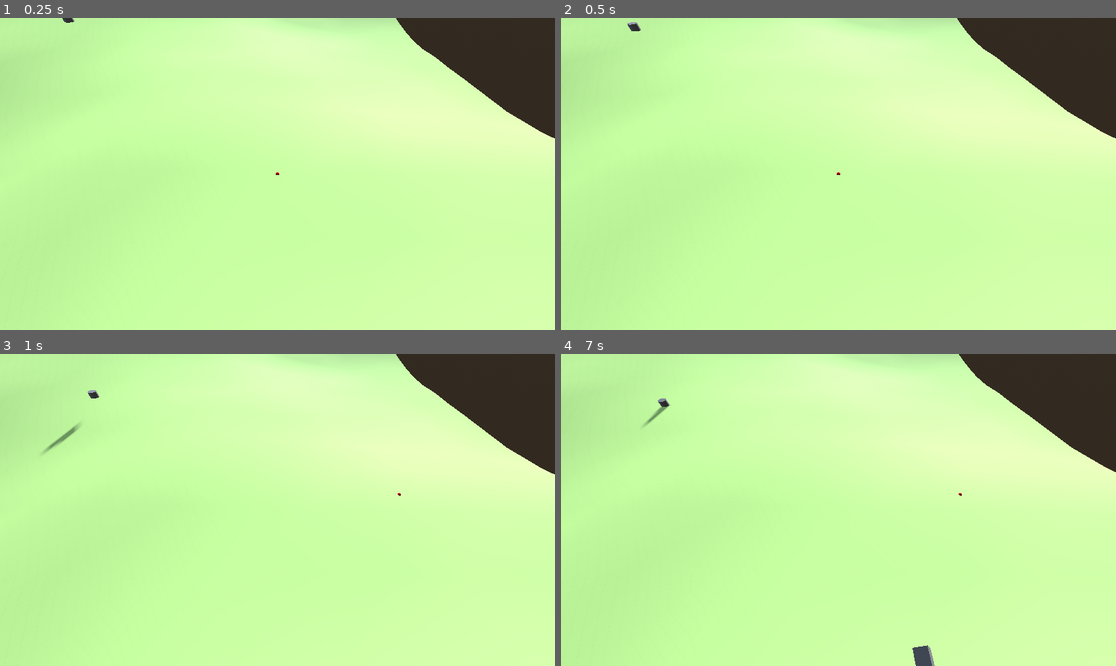
Above: before the commit, frames 1-4 (two rows, left to right).
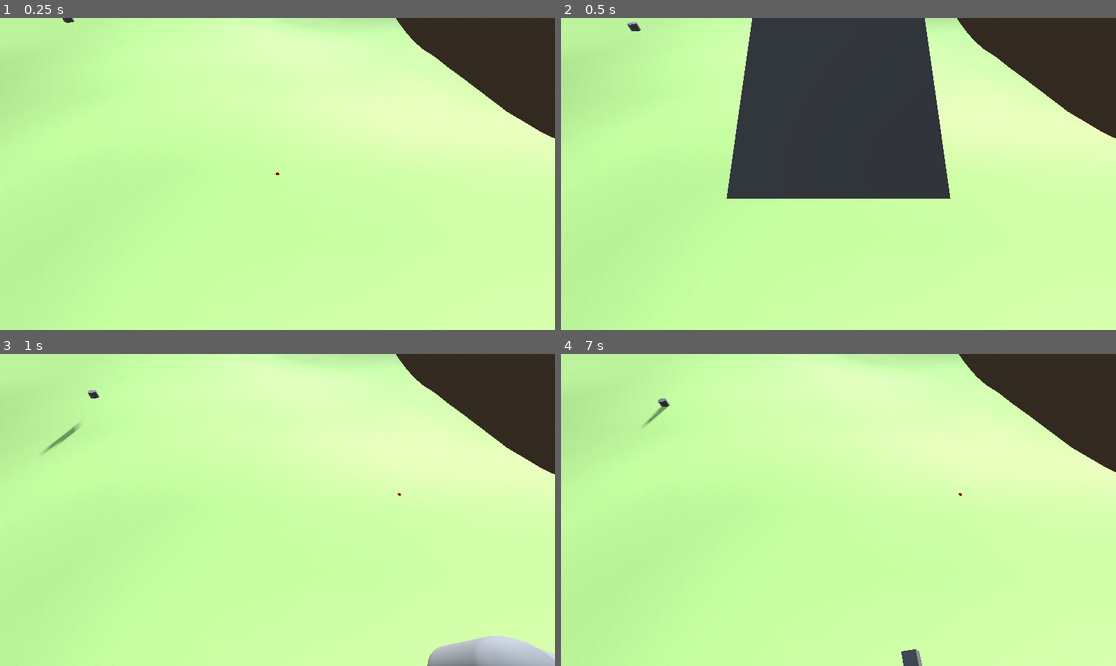
Above: after the commit, the same moments.

Repository: 6ixpoolgames/ProjectVibe
Game: Godot game, scene res://root.tscn
Two runs of this game, one before a commit and one after it. Both use one fixed random seed, a clock stepped at 60 frames per second and the inputs below.
Inputs (mouse positions are in pixels of both pictures, inside the frame that each line leads up to):
- Up to frame 1 (0.25 s): no input
- Up to frame 2 (0.5 s): no input
- Up to frame 3 (1 s): tap Enter at 0.5 s; move the mouse to (399, 494) at 0.52 s; hold D (move_right) from 0.53 s (still down); hold Shift (move_sprint) from 0.53 s (still down); tap Space (move_jump) at 0.77, 0.8 s
- Up to frame 4 (7 s): tap Space (move_jump) at 1.07, 1.35, 1.52, 1.82, 2, 2.3, 3.02, 3.32, 3.5, 3.77, 3.8, 4.07, 4.52, 4.82, 5, 5.3, 6.02, 6.32, 6.77, 6.8 s; move the mouse to (727, 525) at 1.27 s; release D (move_right) at 1.28 s; release Shift (move_sprint) at 1.28 s; hold S (move_backward) 1.28-2.03 s; tap Shift (move_sprint) every 1.5 s from 1.55 to 6.05 s; move the mouse to (894, 441) at 2.02 s; hold D (move_right) 2.03-2.78 s; click (894, 441) at 2.1 s; tap Enter at 2.75, 4.25 s; move the mouse to (810, 572) at 2.77 s; hold W (move_forward) 2.78-3.53 s; tap Middle mouse button (middleMouse_button) at 2.85 s; move the mouse to (1005, 556) at 3.52 s; hold Shift (move_sprint) 3.53-4.28 s; hold A (move_left) 3.53-5.03 s; move the mouse to (672, 463) at 4.27 s; right-click (672, 463) at 4.35 s; move the mouse to (866, 510) at 5.02 s; hold S (move_backward) 5.03-5.78 s; tap Mouse wheel down (scrollWheel_down) at 5.1 s; move the mouse to (755, 432) at 5.77 s; hold D (move_right) 5.78-6.53 s; tap Mouse wheel up (scrollWheel_up) at 5.85 s; move the mouse to (960, 494) at 6.52 s; hold W (move_forward) from 6.53 s (still down); hold Shift (move_sprint) from 6.53 s (still down)

Frame 1 is identical in both runs. In frame 2, 21% of the frame differs, in the area x 29-71%, y 0-58%; in frame 3, 1.7%; in frame 4, 0.3%.

Commit message:
added MovementControllerComponent class and extended PlayerMovementController.gd from it. Refactored code is a bit messy and needs some clean up. Also made it so that the movement controller and player camera springarm are dynamically added to the pawn instead of being manually setup using compiled scenes. Code probably also needs cleanup lol.

Diff:
--- /dev/null
+++ b/MovementControllerComponent.gd
@@ -0,0 +1,24 @@
+extends Node3D
+class_name MovementControllerComponent
+
+var thisParent: CharacterPawn3D
+var isInit: bool = false
+
+func _ready():
+	print("Mcon ready run!")
+	thisParent = self.get_parent()
+	if thisParent == null or not thisParent is CharacterPawn3D:
+		isInit = false
+		print("Movement controller initialization error! ", self, " p: " , thisParent)
+	else:
+		isInit = true
+		var script = load("res://assets/scripts/PlayerMovementController.gd")
+		self.set_script(script)
+		print("scrpit set to: ", script)
+
+
+func _physics_process(delta: float) -> void:
+	return
+
+func _process(delta: float) -> void:
+	return
--- a/assets/scenes/character_pawn_3d.tscn
+++ b/assets/scenes/character_pawn_3d.tscn
@@ -1,15 +1,12 @@
-[gd_scene load_steps=7 format=3 uid="uid://dqetdldbv7aa8"]
+[gd_scene load_steps=5 format=3 uid="uid://dqetdldbv7aa8"]
 
 [ext_resource type="Script" uid="uid://m21ym7goa67x" path="res://assets/scripts/CharacterPawn3D.gd" id="1_mqp35"]
-[ext_resource type="Script" uid="uid://chirp24jft38y" path="res://assets/scripts/PawnCameraController3D.gd" id="2_sqr0i"]
 
 [sub_resource type="CapsuleShape3D" id="CapsuleShape3D_uw0gs"]
 
 [sub_resource type="CapsuleMesh" id="CapsuleMesh_sqr0i"]
 
 [sub_resource type="PrismMesh" id="PrismMesh_mqp35"]
-
-[sub_resource type="SphereMesh" id="SphereMesh_mqp35"]
 
 [node name="CharacterPawn3D" type="CharacterBody3D"]
 script = ExtResource("1_mqp35")
@@ -29,12 +26,3 @@
 layers = 512
 mesh = SubResource("PrismMesh_mqp35")
 skeleton = NodePath("../..")
-
-[node name="SpringArm3D" type="SpringArm3D" parent="."]
-transform = Transform3D(1, 0, 0, 0, 0.642788, 0.766044, 0, -0.766044, 0.642788, 0, 2, 0)
-spring_length = 5.0
-script = ExtResource("2_sqr0i")
-
-[node name="debugSphere" type="MeshInstance3D" parent="SpringArm3D"]
-layers = 512
-mesh = SubResource("SphereMesh_mqp35")
--- a/assets/scripts/CharacterPawn3D.gd
+++ b/assets/scripts/CharacterPawn3D.gd
@@ -15,7 +15,7 @@
 @export var is_floating: bool = false
 var isCommandedMovement: bool = false
 var gravity: float  = ProjectSettings.get_setting("physics/3d/default_gravity")
-var moveDirection = Vector3.ZERO
+var moveDirection = Vector3.ZERO ##direction character will move in
 
 
 #model rotation variables
@@ -31,13 +31,57 @@
 
 var isReadyTrigger = false
 var activeCamera: Camera3D
+var allChildren: Array
 func _ready():
+	allChildren = get_all_descendants(self)
+	init_active_camera()
+	init_terrain_collision()
+	init_movement_controller()
+	init_camera_spring_arm()
+
+func get_all_descendants(node: Node, descendants: Array = []) -> Array:
+	for child in node.get_children():
+		descendants.append(child)
+		get_all_descendants(child, descendants)
+	return descendants
+
+var hasMovementControllerScript: bool = false
+func init_movement_controller()->void:
+	for c in allChildren:
+		if c is MovementControllerComponent:
+			print(self, " already has movement controller component")
+			return
+	var movementController = MovementControllerComponent.new()
+	movementController.name = "MovementControllerComponent"
+	self.add_child(movementController)
+	print("added movementControllerComponent: ", movementController)
+	movementController._ready()
+
+var springArmRef: SpringArm3D
+func init_camera_spring_arm()->void:
+	var unitHalfHeight: float = 0
+	for c in allChildren:
+		if c is SpringArm3D:
+			print(self, " already has springarm")
+			return
+		elif c is CollisionShape3D:
+			unitHalfHeight = c.shape.height/2
+	var cameraController = PawnCameraController.new()
+	cameraController.name = "SpringArm3D"
+	self.add_child(cameraController)
+	cameraController.position = Vector3(0,unitHalfHeight,0)
+	cameraController.rotation.x = deg_to_rad(cameraController.initial_camera_pitch)
+	springArmRef = cameraController
+	print("added PawnCameraController3D: ", cameraController)
+
+func init_active_camera()-> void:
 	activeCamera = get_viewport().get_camera_3d()
 	activeCamera.connect("possession_event", _on_possession_event)
+
+func init_terrain_collision() -> void:
 	var terrainCollision = $"../NavigationRegion3D/ProcGenTile/TerrainMesh"
 	terrainCollision.connect("terrain_collision_generated", _on_terrain_col_gen)
 	print("cam: ",activeCamera,"tC: ", terrainCollision)
-
 
 func _physics_process(delta: float) -> void:
 	#if isReadyTrigger == true:
@@ -69,7 +113,6 @@
 			velocity.x = move_toward(velocity.x, 0, deceleration * delta * airCont)
 			velocity.z = move_toward(velocity.z, 0, deceleration * delta * airCont)
 	#print("movDir: ", moveDir, " vel: ", velocity)
-
 
 ##function to set the move direction, designed to be called from the controller script or elsewhere every (physics)frame
 ## @param inputDirection [Vector3] direction of desired movement
--- a/assets/scripts/PawnCameraController3D.gd
+++ b/assets/scripts/PawnCameraController3D.gd
@@ -1,15 +1,18 @@
 extends SpringArm3D
+class_name PawnCameraController
 
 @export var cameraDistMin: float = 1
 @export var cameraDistMax: float = 20
 @export var cameraDistDefault: float = 7
 @export var cameraZoomSpeed: float = .5
+@export var initial_camera_pitch: float = -50 #in degrees
 @export var cameraRotSpeedX: float = 260     #in degrees
 @export var cameraRotSpeedY: float = 205     #in degrees
 @export var cameraPitchMax: float = -20      #in degrees
 @export var cameraPitchMin: float = -60      #in degrees
 @export var deadSpace: float = 0.125
 @export var dampingFactor: float = 0.008
+
 
 var mousePosition = Vector2.ZERO
 
@@ -20,6 +23,9 @@
 @onready var viewportX: float = get_viewport().size.x
 @onready var viewportY: float = get_viewport().size.y
 
+
+func _ready() -> void:
+	self.spring_length = cameraDistDefault
 
 ##yaws camera towards the mouse position. With a smooth step function to ease camera rotation when at the deadspace (percentage as percentage of screen space)
 func rotateCameraYawBy():
--- /dev/null
+++ b/assets/scripts/PlayerClickToMoveController.gd
@@ -0,0 +1,6 @@
+extends PlayerMovementController#"res://assets/scripts/PlayerMovementController.gd"
+
+func create_nav_agent(overwrite:bool):
+	var thisChildren = self.get_children()
+	var navAgent = NavigationAgent3D.new()
+	navAgent.name = "playerNavAgent"
--- a/assets/scripts/PlayerMovementController.gd
+++ b/assets/scripts/PlayerMovementController.gd
@@ -1,4 +1,5 @@
-extends CharacterPawn3D
+extends MovementControllerComponent
+class_name PlayerMovementController
 
 @onready var inputDirection = Vector3.ZERO
 
@@ -9,16 +10,33 @@
 var canJump = false
 var coyoteTimer: float = coyote_time #current coyote time
 var jumpTimer: float = jump_cooldown
-var baseSpd: float = speed
-var baseAcl: float = acceleration
+var baseSpd: float
+var baseAcl: float
 
+
+var pawn: CharacterPawn3D
+func _ready() -> void:
+	pawn = get_parent_node_3d()
+	if pawn == null or not pawn is CharacterPawn3D:
+		print("PlayerMovementController failed to initialize!")
+	baseSpd = pawn.speed
+	baseAcl = pawn.acceleration
+	print("pawn is: ", pawn)
+
+var toggleOnce = false
 #physics process extension
 func _physics_process(delta: float) -> void:
+
 	is_sprinting(Input.is_action_pressed("move_sprint"))
 	set_input_direction()
-	give_move_command(input_camera_yaw_adjustment(inputDirection)) #apply movement inputs
+	pawn.give_move_command(input_camera_yaw_adjustment(inputDirection)) #apply movement inputs
 	jump_handler(delta) #apply all jump logic
-	super._physics_process(delta) #run movement code in CharacterPawn3D physics process code
+	#super._physics_process(delta) #run movement code in CharacterPawn3D physics process code
+	if pawn.goPrint:
+		print(pawn.isCommandedMovement, pawn.moveDirection)
+	if not toggleOnce:
+		toggleOnce = true
+		print("------------ all is set ----------------")
 
 ##get inputs to set the input direction and normalize it
 func set_input_direction():
@@ -26,7 +44,6 @@
 	inputDirection.x = Input.get_action_strength("move_right") - Input.get_action_strength("move_left")
 	inputDirection.z = Input.get_action_strength("move_backward") - Input.get_action_strength("move_forward")
 	inputDirection = inputDirection.normalized()
-
 
 ##jump checker logic using coyote time and jump cooldown
 ##@param delta needed to decrement timers
@@ -38,43 +55,41 @@
 	clampf(coyoteTimer, 0.0, coyote_time)
 	clampf(jumpTimer, 0.0 , jump_cooldown)
 
-	if is_on_floor(): #reset coyote time if on floor
+	if pawn.is_on_floor(): #reset coyote time if on floor
 		coyoteTimer = coyote_time
 
-	if not is_on_floor() and coyoteTimer > 0 and jumpTimer <= 0:
+	if not pawn.is_on_floor() and coyoteTimer > 0 and jumpTimer <= 0:
 		canJump = true #can only jump if (1)not on floor, w/ coyote time, AND jump off cooldown
-	elif is_on_floor() and jumpTimer <= 0:
+	elif pawn.is_on_floor() and jumpTimer <= 0:
 		canJump = true	#(2) on floor AND jump off cooldown
 	return canJump
 
 func is_sprinting(isSprinting: bool)->void:
-	speed = baseSpd
-	acceleration = baseAcl
+	pawn.speed = baseSpd
+	pawn.acceleration = baseAcl
 	if isSprinting:
-		speed *= sprint_multiplier
-		acceleration *= sprint_multiplier
+		pawn.speed *= sprint_multiplier
+		pawn.acceleration *= sprint_multiplier
 
 func jump_handler(delta)->void:
 	can_jump(delta) #check if can jump
 	#print("canJump?: ", canJump, " cTmr: ", coyoteTimer, " jTmr: ", jumpTimer)
 	if Input.is_action_just_pressed("move_jump") and canJump:
-		velocity.y += jump_velocity
-
+		pawn.velocity.y += pawn.jump_velocity
 		coyoteTimer = 0
 		jumpTimer = jump_cooldown
 		#print("jump!")
 	if Input.is_action_just_released("move_jump"):
 		var wtt = (jump_cooldown-jumpTimer)/jump_cooldown
 		wtt = clampf(wtt,0,1)
-		velocity.y *= lerpf(jump_deceleration_multiplier,1,wtt)
+		pawn.velocity.y *= lerpf(jump_deceleration_multiplier,1,wtt)
 		#print(wtt)
 
-@onready var springArmRef = $SpringArm3D
 ##returns vector to add to input direction based on the camera's rotation by yaw
 func input_camera_yaw_adjustment(iDir)->Vector3:
 	var newIDir = Vector3.ZERO
-	if isPossessed and isCommandedMovement:
-		var cameraYawRotRads = springArmRef.rotation.y
+	if pawn.isPossessed and pawn.isCommandedMovement:
+		var cameraYawRotRads = pawn.springArmRef.rotation.y
 		newIDir = inputDirection.rotated(Vector3.UP,cameraYawRotRads)
 		#if goPrint:
 			#print("rotAdd: ", rad_to_deg(cameraYawRotRads), " mDir: ", moveDirection)
--- a/root.tscn
+++ b/root.tscn
@@ -1,10 +1,9 @@
-[gd_scene load_steps=16 format=4 uid="uid://bpx47c6hqjaem"]
+[gd_scene load_steps=15 format=4 uid="uid://bpx47c6hqjaem"]
 
 [ext_resource type="PackedScene" uid="uid://y654mdamx2yd" path="res://assets/3d/miniDungeon/Models/GLB format/barrel.glb" id="3_28aoi"]
 [ext_resource type="PackedScene" uid="uid://baj2kb4ahgm8e" path="res://column_2.tscn" id="4_28aoi"]
 [ext_resource type="PackedScene" uid="uid://dqetdldbv7aa8" path="res://assets/scenes/character_pawn_3d.tscn" id="4_jnlp7"]
 [ext_resource type="PackedScene" uid="uid://dtrfwocnyoman" path="res://assets/legacy/proc_gen_tile.tscn" id="5_jnlp7"]
-[ext_resource type="Script" uid="uid://dyrmto7kb0q0q" path="res://assets/scripts/PlayerMovementController.gd" id="5_vyht1"]
 [ext_resource type="Script" uid="uid://fq5sx40suwlv" path="res://assets/scripts/FreeFloatingCameraController.gd" id="7_vyht1"]
 
 [sub_resource type="ProceduralSkyMaterial" id="ProceduralSkyMaterial_pq8q7"]
@@ -67,15 +66,6 @@
 [node name="WorldEnvironment" type="WorldEnvironment" parent="."]
 environment = SubResource("Environment_vvh5c")
 
-[node name="CharacterPawn3D" parent="." instance=ExtResource("4_jnlp7")]
-transform = Transform3D(1, 0, 0, 0, 1, 0, 0, 0, 1, 0, 5, 0)
-script = ExtResource("5_vyht1")
-sprint_multiplier = 2.5
-jump_deceleration_multiplier = 0.4
-jump_cooldown = 0.3334
-coyote_time = 0.1125
-metadata/_edit_group_ = true
-
 [node name="NavigationRegion3D" type="NavigationRegion3D" parent="."]
 transform = Transform3D(1, 0, 0, 0, 1, 0, 0, 0, 1, -36.4764, 0.15818, -41.9288)
 navigation_mesh = SubResource("NavigationMesh_28aoi")
@@ -156,5 +146,7 @@
 script = ExtResource("7_vyht1")
 metadata/_custom_type_script = "uid://c4fluuylnuit3"
 
+[node name="CharacterPawn3D" parent="." instance=ExtResource("4_jnlp7")]
+
+[editable path="NavigationRegion3D/ProcGenTile"]
 [editable path="CharacterPawn3D"]
-[editable path="NavigationRegion3D/ProcGenTile"]
Not shown, added: MovementControllerComponent.gd.uid
Not shown, added: assets/scripts/PlayerClickToMoveController.gd.uid
Not shown: 4 places in root.tscn that only renumber resources
